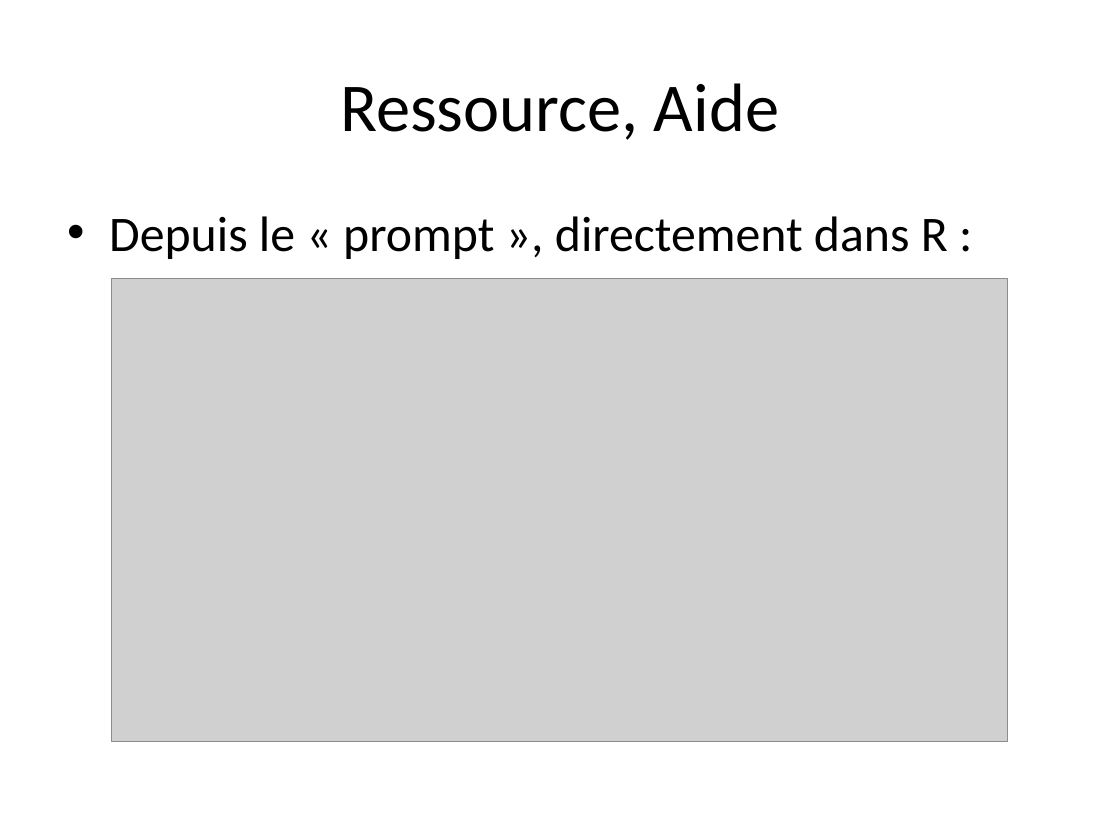
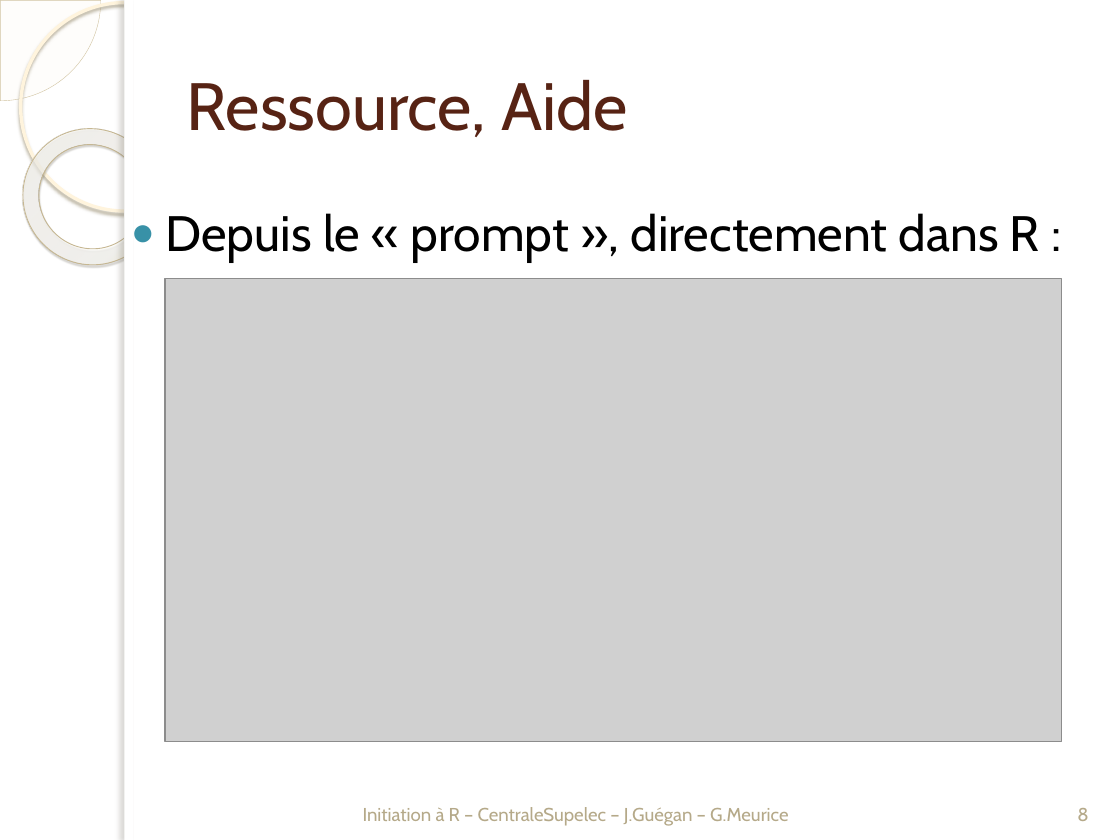
Before and after one commit to PF-BB/CentraleSupelec-R-genomics, a slide deck: slide 8 of docs/source/TP1/TP1_20161027_introR.pptx. Drawn at 1120x840 pixels with LibreOffice and Linux fonts; fonts in the diff are those of the drawing; grey boxes stand for pictures; background and template pictures are left out. Boxes give left, top, right and bottom in pixels: in the first picture for what was removed or moved away, otherwise in the second. Text is boxed around its words. In the diff, an @@ line names an element or a change of style, - is before the commit and + after.

```diff
--- a/docs/source/TP1/TP1_20161027_introR.pptx
+++ b/docs/source/TP1/TP1_20161027_introR.pptx
@@ pie slice (boxed as its full ellipse) added at box(0, 0, 101, 101), fill #FEFAF4 at 33% opacity, outline #D3C39F 0.25 pt @@
@@ ellipse added at box(20, 2, 228, 211), outline #FFF5DE 2.15 pt @@
@@ rectangle added at box(124, 0, 1120, 840), fill #FFFFFF @@
@@ rectangle added at box(124, 0, 133, 840), fill #FFFFFF @@
@@ title "Ressource, Aide": place and size @@
-title "Ressource, Aide" at box(340, 83, 779, 140)
+title "Ressource, Aide" at box(187, 80, 628, 137)
@@ title "Ressource, Aide" at box(187, 80, 628, 137): size 44 to 43 pt, font Calibri to Cabin, text colour #000000 to #572314; alignment centre to left @@
@@ donut added at box(0, 101, 187, 292), fill gradient #FFFCF6 to #FFFEFB to #F0D28E, outline #C7B893 0.58 pt @@
@@ text "Depuis le « prompt », ...": place and size @@
-text "Depuis le « prompt », ..." at box(109, 216, 948, 259)
+text "Depuis le « prompt », ..." at box(166, 213, 1040, 261)
@@ text "Depuis le « prompt », ..." at box(166, 213, 1040, 261): font Calibri to Cabin; bullet • to ● @@
@@ picture: place and size @@
-picture at box(111, 279, 1007, 741)
+picture at box(165, 279, 1061, 741)
@@ text added at box(363, 807, 788, 826), 12 pt, text #B6A98A @@
+Initiation à R – CentraleSupelec – J.Guégan – G.Meurice
@@ page number added at box(1077, 808, 1088, 821), 12 pt, text #B6A98A @@
+8
```
Also in this commit, not shown: 17 other slides changed, 1 slide added, 1 slide removed.
